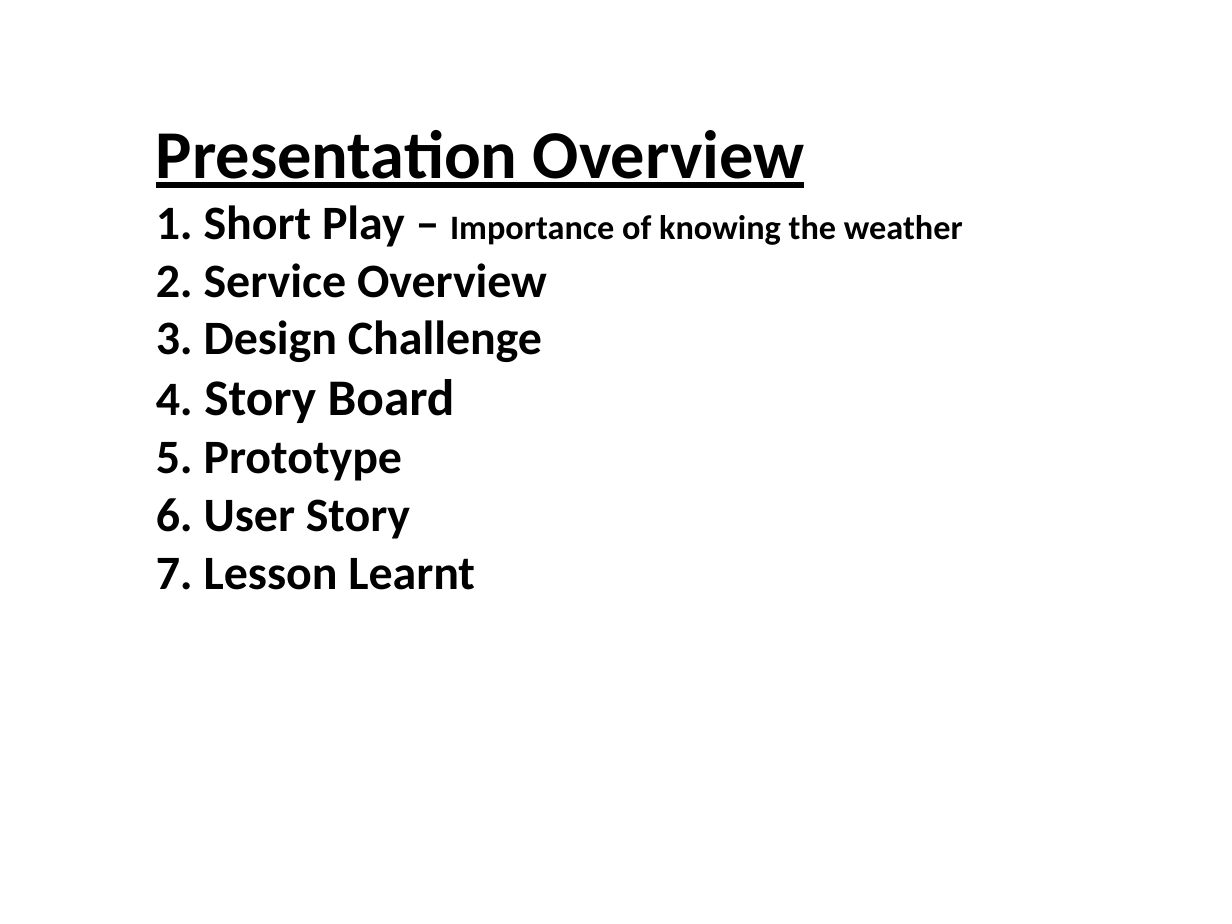
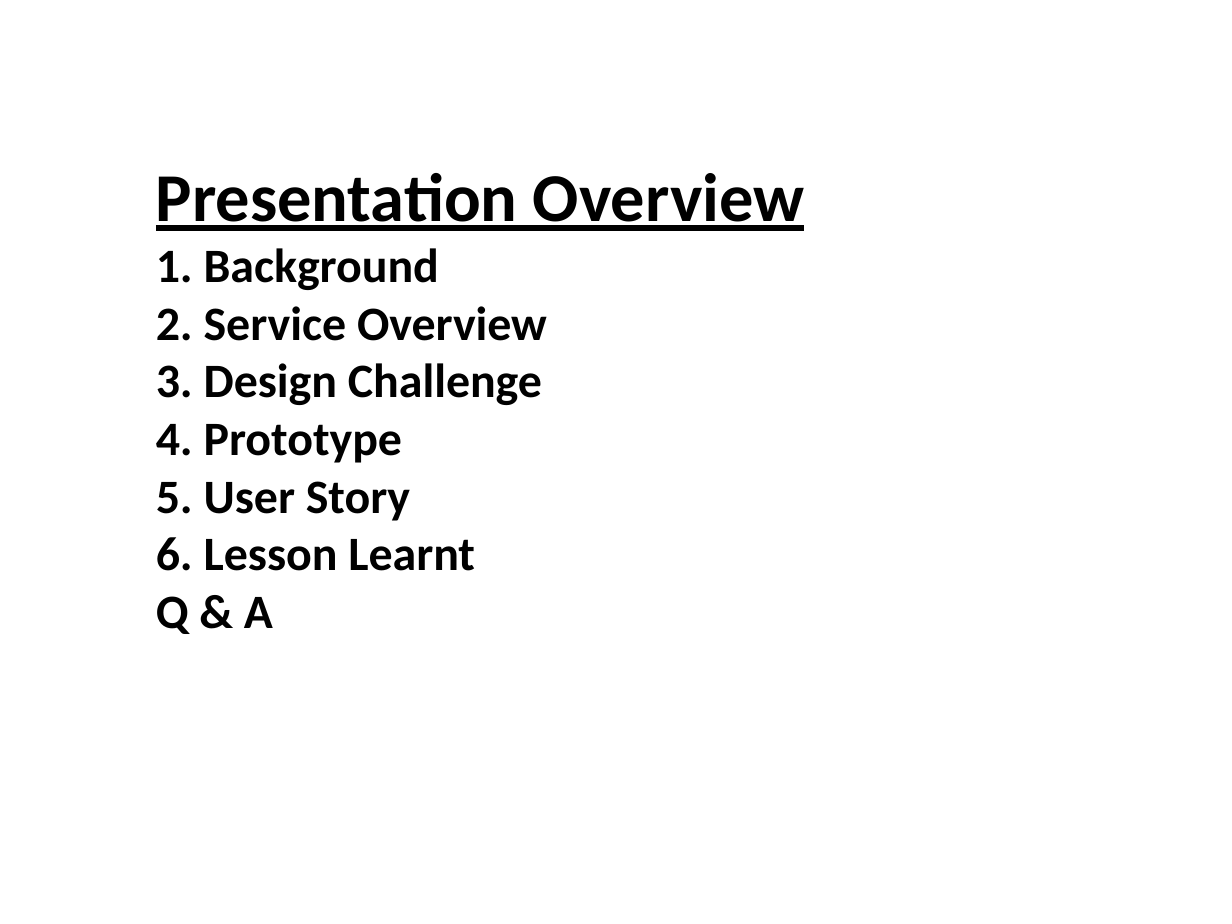
Before and after one commit to s4kshya/leezdr-repository, a slide deck: slide 2 of Semester4/IT_INNO/CA/SI_Presentation.ppt. Drawn at 1232x924 pixels with LibreOffice and Linux fonts; fonts in the diff are those of the drawing; background and template pictures are left out. Boxes give left, top, right and bottom in pixels: in the first picture for what was removed or moved away, otherwise in the second. Text is boxed around its words. In the diff, an @@ line names an element or a change of style, - is before the commit and + after.

```diff
--- a/Semester4/IT_INNO/CA/SI_Presentation.ppt
+++ b/Semester4/IT_INNO/CA/SI_Presentation.ppt
@@ text at [156, 173, 804, 634]: text changed @@
-Presentation Overview
-1. Short Play – Importance of knowing the weather
-2. Service Overview
-3. Design Challenge
-4. Story Board
-5. Prototype
-6. User Story
-7. Lesson Learnt
+Presentation Overview
+1. Background
+2. Service Overview
+3. Design Challenge
+4. Prototype
+5. User Story
+6. Lesson Learnt
+Q & A
```
Also in this commit, not shown: 1 other file.
